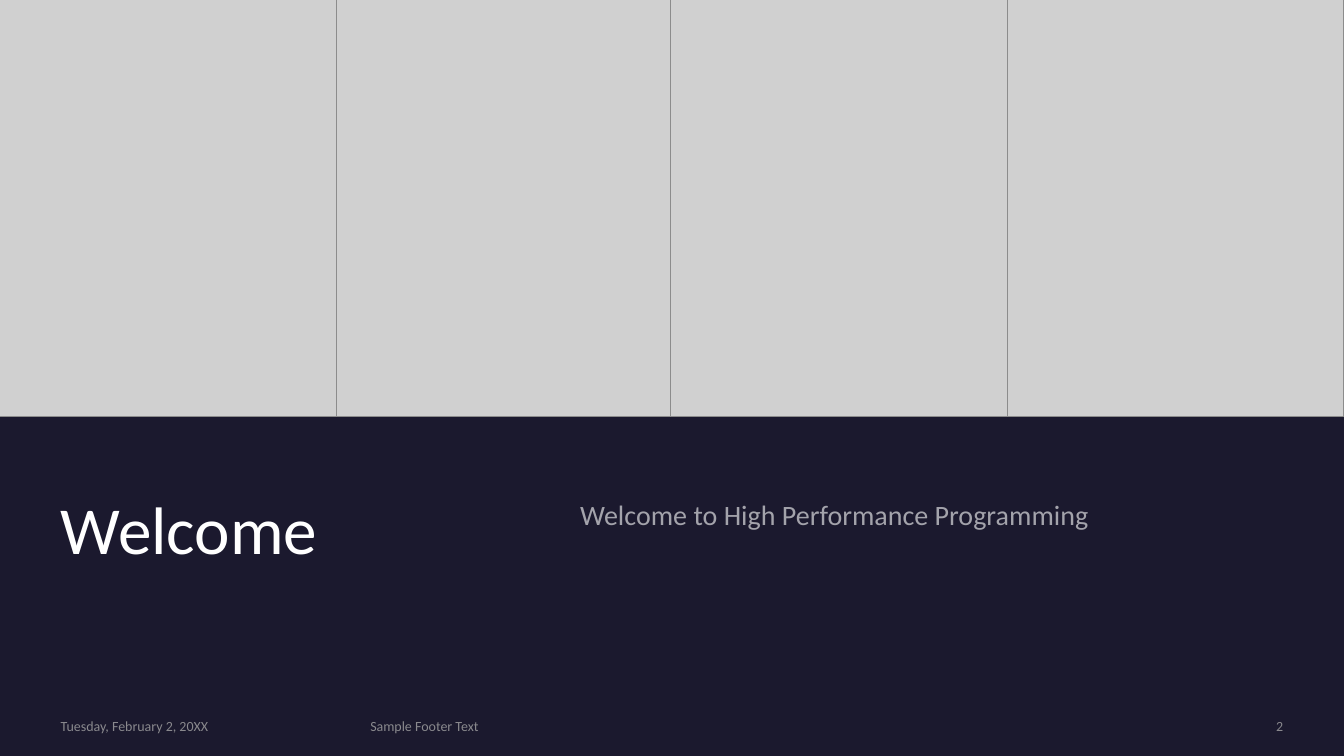
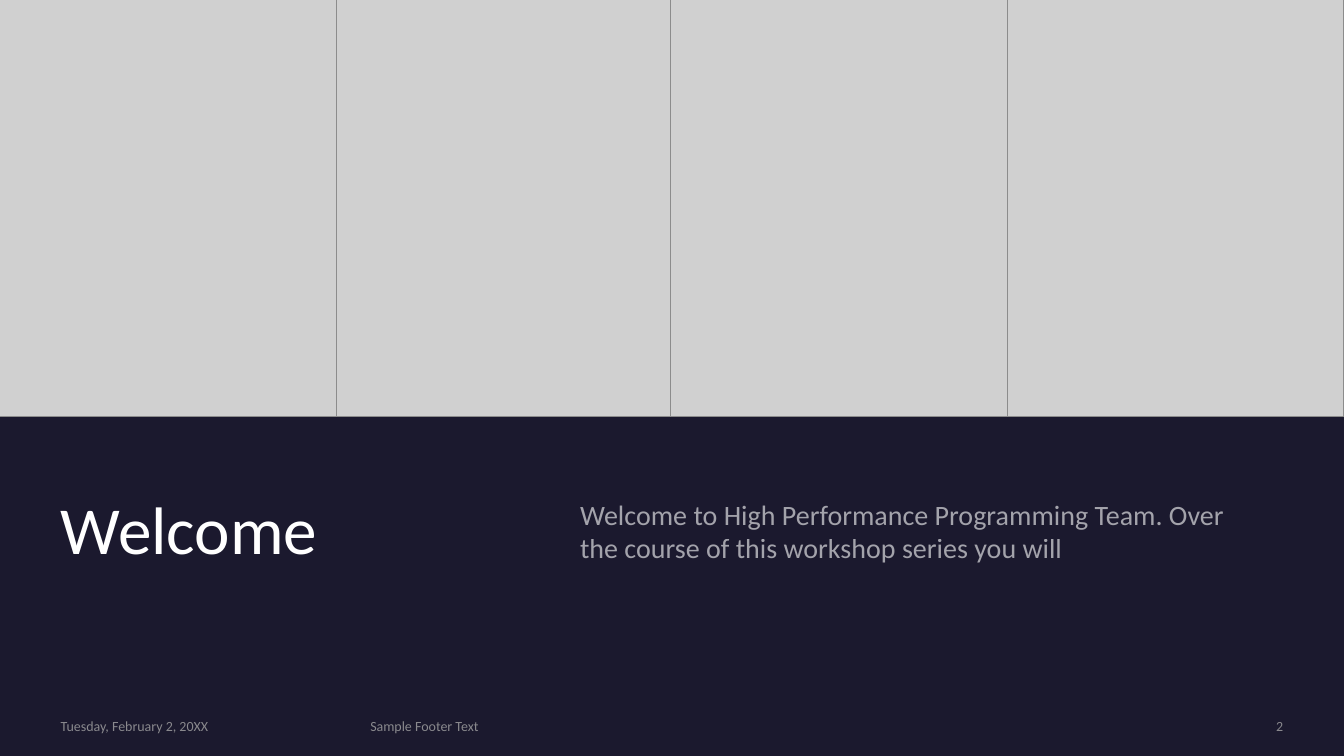
Before and after one commit to MonashDeepNeuron/HPP, a slide deck: slide 2 of content/week0/slides/week0.pptx. Drawn at 1344x756 pixels with LibreOffice and Linux fonts; fonts in the diff are those of the drawing; grey boxes stand for pictures. Boxes give left, top, right and bottom in pixels: in the first picture for what was removed or moved away, otherwise in the second. Text is boxed around its words. In the diff, an @@ line names an element or a change of style, - is before the commit and + after.

```diff
--- a/content/week0/slides/week0.pptx
+++ b/content/week0/slides/week0.pptx
@@ text at [580, 505, 1224, 563]: text changed @@
-Welcome to High Performance Programming
+Welcome to High Performance Programming Team. Over the course of this workshop series you will
```
Also in this commit, not shown: 3 other slides changed, 9 slides added, 1 slide removed, 2 other files.
